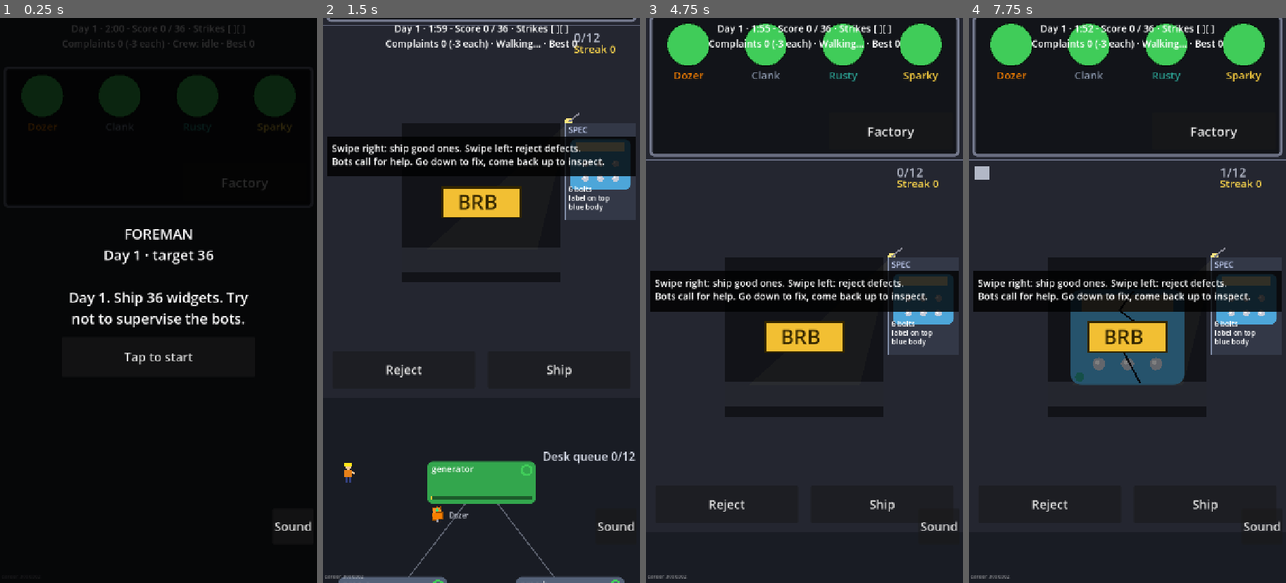
Above: before the commit, frames 1-4 (left to right).
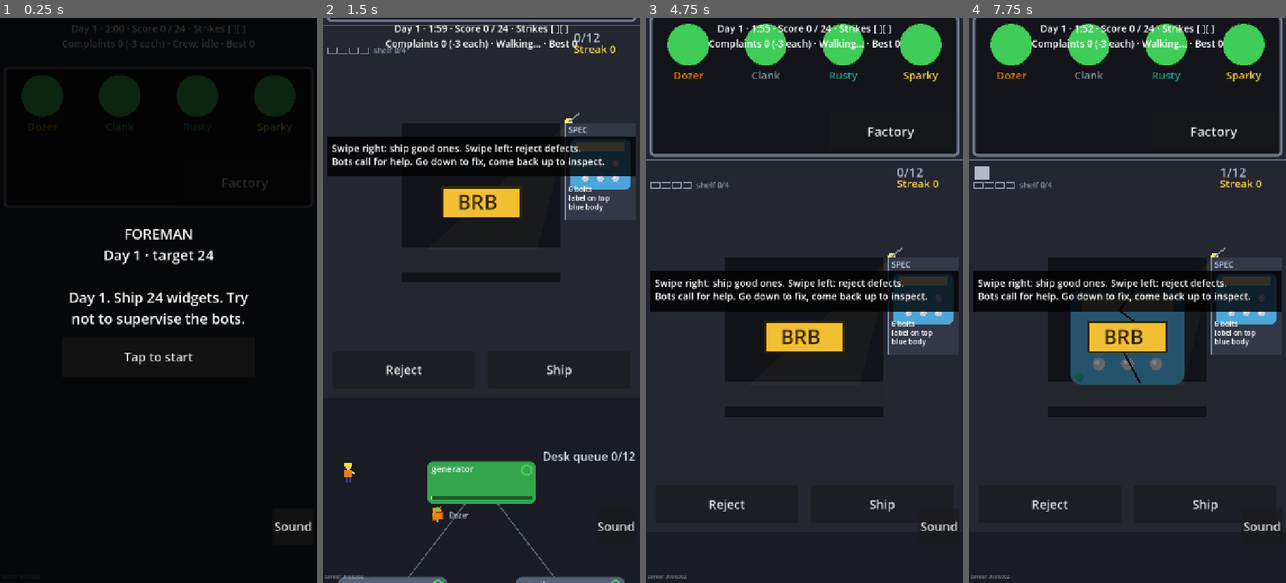
Above: after the commit, the same moments.

Repository: JasonHitching/human-error
Game: Godot game, scene res://main.tscn
Same seed, same stepped clock (60 frames per second), same inputs: the game is played once before the commit and once after it.
Inputs (mouse positions are in pixels of both pictures, inside the frame that each line leads up to):
- Up to frame 1 (0.25 s): no input
- Up to frame 2 (1.5 s): click "Tap to start" at 0.5 s; click "Factory" at 1.25 s
- Up to frame 3 (4.75 s): tap Enter at 2, 4.25 s; move the mouse to (804, 300) at 2.02 s; hold Right 2.03-2.78 s; click (804, 300) at 2.17 s; tap Space at 2.75 s; move the mouse to (741, 328) at 2.77 s; hold Down 2.78-3.53 s; move the mouse to (836, 176) at 3.52 s; hold Right 3.53-4.28 s; move the mouse to (788, 413) at 4.27 s; hold Up from 4.28 s (still down); click (788, 413) at 4.42 s
- Up to frame 4 (7.75 s): move the mouse to (1127, 136) at 5.02 s; release Up at 5.03 s; hold Left 5.03-6.53 s; click (1127, 136) at 5.17 s; move the mouse to (1032, 215) at 5.77 s; tap Space at 6.5 s; move the mouse to (1143, 300) at 6.52 s; hold Down 6.53-7.25 s; click (1143, 300) at 6.67 s; click "Back to desk" at 7.25 s

The runs differ from the first frame. In frame 1, 0.1% of the frame differs, in the area x 46-68%, y 1-51%; in frame 2, 0.1%; in frame 3, 0.2%, in the area x 1-59%, y 1-31%; in frame 4, 0.2%.

Commit message:
#68 Overflow shelf, gentler day-1 target, day-1 probation
Co-Authored-By: Claude Sonnet 5.5 <noreply@anthropic.com>
Claude-Session: https://claude.ai/code/session_01K8aWAZXPKVMyp3r44CgiUU

Diff:
--- a/game/data/balance.json
+++ b/game/data/balance.json
@@ -10,7 +10,7 @@
   "vent_cool_per_sec": 40,
   "fix_seconds": 1.0,
   "clear_seconds": 1.5,
-  "target_base": 36,
+  "target_base": 24,
   "target_per_day": 2,
   "day_rate_mult": 0.87,
   "max_strikes": 2,
@@ -19,6 +19,8 @@
   "offers_per_review": 3,
   "repair_mode": "tap",
   "qa_capacity": 12,
+  "shelf_slots": 4,
+  "probation_days": 1,
   "decoy_chance": 0.2,
   "inspect_seconds": 0.5,
   "transition_seconds": 0.6,
--- a/game/data/foreman.json
+++ b/game/data/foreman.json
@@ -20,6 +20,11 @@
   "Not enough widgets. Not enough anything.",
   "Missed it. The strike board gets another mark."
  ],
+ "probation": [
+  "Probation. I'll pretend this didn't happen.",
+  "Short, but it's your first week. No strike. Yet.",
+  "Probation day. I didn't see that."
+ ],
  "fired": [
   "You're fired. Hand back your hard hat.",
   "That's strikes. Security will show you out.",
--- a/game/scripts/main.gd
+++ b/game/scripts/main.gd
@@ -243,7 +243,7 @@
 		return
 	_phase = Phase.REVIEW
 	_offers = _career.offers() if int(res["points"]) > 0 else ([] as Array[Dictionary])
-	_hud.show_review(res, _career.foreman_line("hit" if res["hit"] else "miss"), _offers)
+	_hud.show_review(res, _career.foreman_line("hit" if res["hit"] else ("probation" if res["probation"] else "miss")), _offers)
 
 
 func _pick_offer(index: int) -> void:
--- a/game/scripts/sim/career.gd
+++ b/game/scripts/sim/career.gd
@@ -61,11 +61,11 @@
 		points += 1
 		if float(score) >= float(f.target) * config.bonus_threshold:
 			points += 1
-	else:
+	elif day > config.probation_days:
 		strikes += 1
 		if strikes >= config.max_strikes:
 			fired = true
-	return {"hit": hit, "shipped": score, "target": f.target, "strikes": strikes, "fired": fired, "points": points, "caught": f.caught, "complaints": f.complaints, "wasted": f.wasted, "missed_by_type": f.missed_by_type.duplicate()}
+	return {"probation": not hit and day <= config.probation_days, "hit": hit, "shipped": score, "target": f.target, "strikes": strikes, "fired": fired, "points": points, "caught": f.caught, "complaints": f.complaints, "wasted": f.wasted, "missed_by_type": f.missed_by_type.duplicate()}
 
 
 func offers() -> Array[Dictionary]:
--- a/game/scripts/sim/factory.gd
+++ b/game/scripts/sim/factory.gd
@@ -38,11 +38,12 @@
 var qa_queue_max: int = 0
 var qa_full_seen: bool = false
 var inspect_speed: float = 1.0  # multiplies inspect time (career upgrade < 1)
+var shelf_slots: int = 0  # overflow shelf behind the queue; set before qa_capacity
 var qa_capacity: int = 8:
 	set(v):
 		qa_capacity = v
 		if _qa != null:
-			_qa.input_cap = v
+			_qa.input_cap = v + shelf_slots
 
 var _config: SimConfig
 var _qa: Machine = null
@@ -91,6 +92,7 @@
 	for m in machines:
 		if m.type == "qa":
 			_qa = m
+	shelf_slots = config.shelf_slots
 	qa_capacity = config.qa_capacity
 	for ld in config.links:
 		var from: Machine = _by_id[ld["from"]]
@@ -184,7 +186,12 @@
 
 ## Products waiting at the QA desk, front first: [{defect, decoy, bot}].
 func qa_queue() -> Array:
-	return _qa_items.duplicate()
+	return _qa_items.slice(0, qa_capacity)
+
+
+## Overflow products waiting for a queue slot, in feeding order (FIFO).
+func qa_shelf() -> Array:
+	return _qa_items.slice(qa_capacity)
 
 
 func inspect_busy() -> bool:
@@ -265,11 +272,11 @@
 func _track_qa() -> void:
 	if _qa == null:
 		return
-	var n := _qa_items.size()
+	var n := mini(_qa_items.size(), qa_capacity)
 	qa_ticks += 1
 	qa_queue_sum += n
 	qa_queue_max = maxi(qa_queue_max, n)
-	if n >= qa_capacity:
+	if _qa_items.size() >= qa_capacity + shelf_slots:  # queue AND shelf full: the line blocks
 		qa_full_seen = true
 	if crew_busy:
 		return
--- a/game/scripts/sim/sim_config.gd
+++ b/game/scripts/sim/sim_config.gd
@@ -26,6 +26,8 @@
 var offers_per_review: int = 3
 var train_factor: float = 0.6
 var qa_capacity: int = 8
+var shelf_slots: int = 4
+var probation_days: int = 1
 var decoy_chance: float = 0.2
 var inspect_seconds: float = 0.5
 var transition_seconds: float = 0.8
@@ -101,6 +103,8 @@
 	crew_speed_upgrade = _opt(b, "crew_speed_upgrade", crew_speed_upgrade, 0.1, 1.0)
 	offers_per_review = int(_opt(b, "offers_per_review", offers_per_review, 1.0, 20.0))
 	qa_capacity = int(_opt(b, "qa_capacity", qa_capacity, 1.0, 100.0))
+	shelf_slots = int(_opt(b, "shelf_slots", shelf_slots, 0.0, 50.0))
+	probation_days = int(_opt(b, "probation_days", probation_days, 0.0, 100.0))
 	decoy_chance = _opt(b, "decoy_chance", decoy_chance, 0.0, 1.0)
 	inspect_seconds = _opt(b, "inspect_seconds", inspect_seconds, 0.1, 100.0)
 	transition_seconds = _opt(b, "transition_seconds", transition_seconds, 0.0, 100.0)
--- a/game/scripts/ui/hud.gd
+++ b/game/scripts/ui/hud.gd
@@ -128,6 +128,8 @@
 
 func show_review(res: Dictionary, line: String, offers: Array[Dictionary]) -> void:
 	_review_label.text = "Day over\nScore %d / %d - %s\nCaught %d · Complaints %d · Wasted %d\nStrikes %d%s\n\n%s" % [res["shipped"], res["target"], "HIT" if res["hit"] else "MISS", res["caught"], res["complaints"], res["wasted"], res["strikes"], _missed_line(res), line]
+	if res.get("probation", false):
+		_review_label.text = _review_label.text.replace("Strikes %d" % res["strikes"], "Probation: no strike")
 	for n in _review_box.get_children():
 		if n != _review_label:
 			_review_box.remove_child(n)
--- a/game/scripts/view/qa_desk_view.gd
+++ b/game/scripts/view/qa_desk_view.gd
@@ -101,6 +101,7 @@
 		_slide = 1.0
 	_last_q = q.size()
 	_draw_queue(q)
+	_draw_shelf()
 	var pad := pad_rect()
 	_draw_pad(pad)
 	_draw_spec()
@@ -116,6 +117,31 @@
 	_draw_flashes(pad)
 	if hint != "":
 		_draw_hint()
+
+
+## Strip under the queue boxes holding the overflow shelf (inside the desk rect).
+func shelf_rect() -> Rect2:
+	return Rect2(rect.position.x + 12.0, rect.position.y + 48.0, rect.size.x - 24.0, 18.0)
+
+
+func _draw_shelf() -> void:
+	var slots: int = factory.shelf_slots
+	if slots <= 0:
+		return
+	var n: int = factory.qa_shelf().size()
+	var col := Color(0.55, 0.57, 0.65)
+	if n >= slots:
+		col = Color(0.95, 0.25, 0.2)
+	elif n > 0:
+		col = Color(1.0, 0.6, 0.15)
+	var r := shelf_rect()
+	for i in slots:
+		var b := Rect2(r.position.x + float(i) * 24.0, r.position.y + 2.0, 20.0, 14.0)
+		if i < n:
+			draw_rect(b, col)
+		else:
+			draw_rect(b, col, false, 1.5)
+	_text("shelf %d/%d" % [n, slots], Vector2(r.position.x + float(slots) * 24.0 + 6.0, r.position.y + 15.0), 18, col, 120.0)
 
 
 func _draw_queue(q: Array) -> void:
--- a/game/tests/test_career.gd
+++ b/game/tests/test_career.gd
@@ -25,6 +25,7 @@
 
 func test_strikes_fire_at_max() -> void:
 	var c := _c()
+	c.day = c.config.probation_days + 1  # past probation
 	var r := _fake(c, 0)
 	assert_eq(r["strikes"], 1)
 	assert_true(not r["fired"])
--- /dev/null
+++ b/game/tests/test_shelf.gd
@@ -0,0 +1,73 @@
+extends TestCase
+
+
+func _fac() -> Factory:
+	return Factory.new(SimConfig.load_default(), 3, [], 1.0)
+
+
+func _item(tag: String) -> Dictionary:
+	return {"defect": "", "decoy": "", "bot": tag}
+
+
+func test_shelf_absorbs_overflow_without_blocking() -> void:
+	var f := _fac()
+	assert_true(f.shelf_slots > 0)
+	var asm := f.get_machine("assembler")
+	for _i in 4000:
+		f.step()
+		if f.qa_queue().size() >= f.qa_capacity and f.qa_shelf().size() >= 1:
+			break
+	assert_eq(f.qa_queue().size(), f.qa_capacity)
+	assert_true(f.qa_shelf().size() >= 1, "overflow went to the shelf")
+	for _i in 4000:
+		f.step()
+	assert_eq(f.qa_queue().size(), f.qa_capacity)
+	assert_eq(f.qa_shelf().size(), f.shelf_slots)
+	assert_eq(f.get_machine("assembler").state, Machine.State.BLOCKED, "blocks only when queue and shelf are full")
+
+
+func test_shelf_feeds_queue_fifo() -> void:
+	var f := _fac()
+	f.qa_capacity = 2
+	f.shelf_slots = 2
+	for t in ["a", "b", "c", "d"]:
+		f._qa_items.append(_item(t))
+	assert_eq(f.qa_queue().size(), 2)
+	assert_eq(f.qa_shelf().size(), 2)
+	f.worker.place(Worker.Location.OFFICE)
+	f.inspect(true)
+	assert_eq(f.qa_queue()[0]["bot"], "b")
+	assert_eq(f.qa_queue()[1]["bot"], "c", "shelf feeds the queue in order")
+	assert_eq(f.qa_shelf()[0]["bot"], "d")
+
+
+func test_probation_day_gives_no_strike() -> void:
+	var c := Career.new(SimConfig.load_default(), 1)
+	var f := c.start_day()
+	f.shipped = 0
+	var r := c.end_day(f)
+	assert_true(r["probation"])
+	assert_eq(c.strikes, 0)
+	c.next_day()
+	var f2 := c.start_day()
+	f2.shipped = 0
+	var r2 := c.end_day(f2)
+	assert_true(not r2["probation"])
+	assert_eq(c.strikes, 1)
+
+
+func test_new_day_one_target() -> void:
+	var cfg := SimConfig.load_default()
+	assert_eq(cfg.target_base, 24)
+	assert_eq(Career.new(cfg, 1).day_target(), 24)
+
+
+func test_replay_with_shelf_is_exact() -> void:
+	var cfg := SimConfig.load_default()
+	var a := Factory.new(cfg, 5, [], 1.0)
+	for _t in 2000:  # nobody inspects: queue and shelf both fill
+		a.step()
+	var b := Factory.replay(cfg, 5, a.actions, 2000)
+	assert_eq(a.qa_queue(), b.qa_queue())
+	assert_eq(a.qa_shelf(), b.qa_shelf())
+	assert_true(a.qa_shelf().size() > 0)
--- a/game/tools/sim_runner.gd
+++ b/game/tools/sim_runner.gd
@@ -112,7 +112,7 @@
 			for _t in int(cfg.shift_seconds * cfg.tick_rate):
 				Autoplayers.act(player, f, prng, mem)
 				f.step()
-			qa.add(f)
+			qa.add(f, c.day)
 			var res := c.end_day(f)
 			if not res["hit"]:
 				var top := ""
@@ -136,6 +136,8 @@
 		sum += d
 	print("career player=%s runs=%d seed=%d (days survived, cap %d)" % [player, runs, seed_start, DAY_CAP])
 	print("  days mean=%.1f median=%d min=%d max=%d" % [float(sum) / runs, days[days.size() / 2], days[0], days[days.size() - 1]])
+	print("  days p10=%d" % days[days.size() / 10])
+	print("  day-1 queue full %.0f%% of shifts" % (100.0 * qa.day1_full / maxf(1.0, qa.day1_shifts)))
 	print("  ", qa.report(true))
 	print("  ", qa.worker_report())
 	var parts: Array[String] = []
@@ -163,14 +165,19 @@
 	var queue_sum := 0
 	var queue_max := 0
 	var full_shifts := 0
+	var day1_shifts := 0
+	var day1_full := 0
 	var loc_ticks := [0, 0, 0]  # office, floor, transit
 	var trips := 0
 	var walk := 0
 
 	var tick_rate := 10
 
-	func add(f: Factory) -> void:
+	func add(f: Factory, day: int = 0) -> void:
 		shifts += 1
+		if day == 1:
+			day1_shifts += 1
+			day1_full += 1 if f.qa_full_seen else 0
 		tick_rate = f._config.tick_rate
 		for l in 3:
 			loc_ticks[l] += int(f.worker.ticks_in[l])
--- a/game/tools/ui_check.gd
+++ b/game/tools/ui_check.gd
@@ -48,6 +48,8 @@
 			_fails.append("button '%s' not on-screen: %s" % [b.text, b.get_global_rect()])
 		if b.size.x < 120.0 or b.size.y < 80.0:
 			_fails.append("button '%s' too small: %s" % [b.text, b.size])
+	if not Rect2(desk.rect).encloses(desk.shelf_rect()):
+		_fails.append("shelf not inside desk area: %s" % desk.shelf_rect())
 	var spec := desk.spec_rect()
 	if not screen.encloses(spec):
 		_fails.append("spec card off-screen: %s" % spec)
